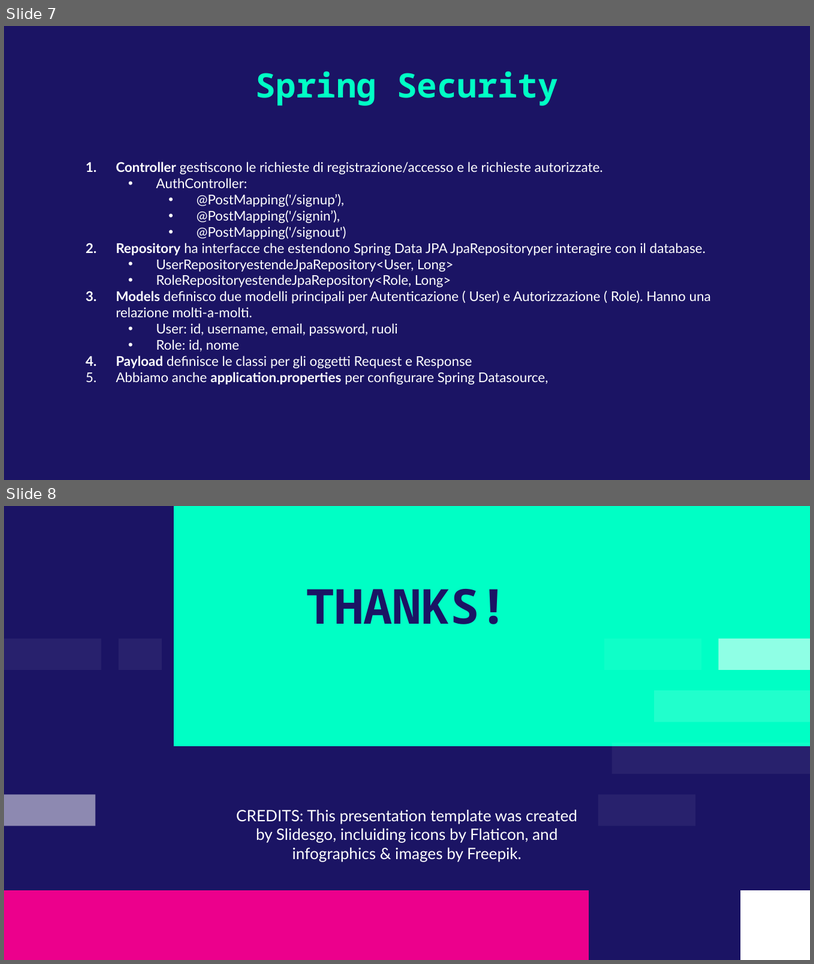
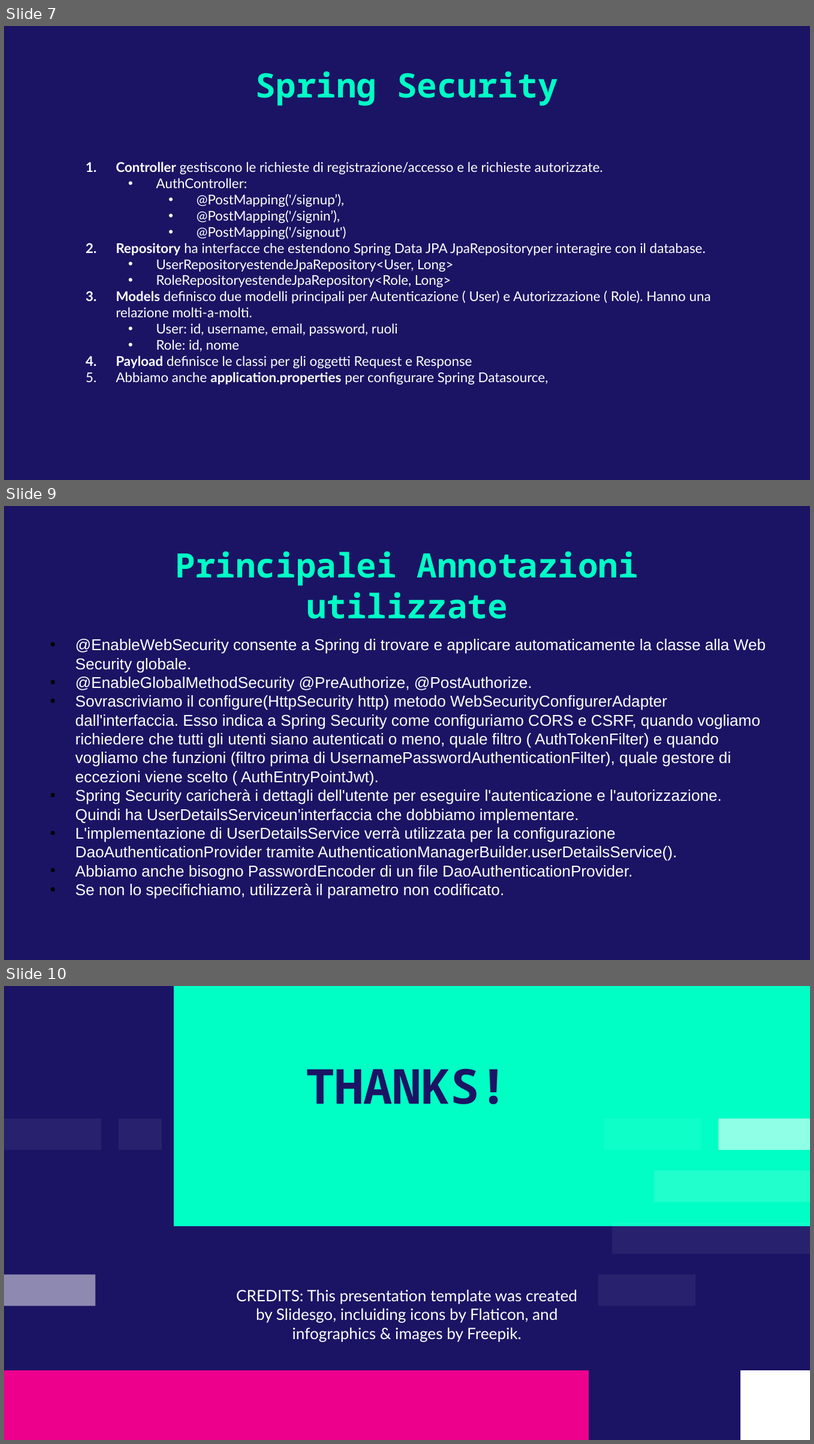
Before and after one commit to AlessandroS94/corso_21122022, a slide deck: Day 5/SpringSecurity.pptx. Shown one above the other, each under a label of ours: slides 7 and 8 before the commit, slides 7, 9 and 10 after it; the slides between them are not shown. The pictures are 814x964 and 814x1444 pixels, drawn with LibreOffice and Linux fonts; fonts in the diff are those of the drawing. Boxes give left, top, right and bottom in pixels: in the first picture for what was removed or moved away, otherwise in the second. Text is boxed around its words. In the diff, an @@ line names an element or a change of style, - is before the commit and + after.

```diff
--- a/Day 5/SpringSecurity.pptx
+++ b/Day 5/SpringSecurity.pptx
@@ slide 9 added at (4,506,810,960), background #1B1464 @@
@@ title added at (176,551,639,619), 30 pt, text #00FFC5, bold @@
+Principalei Annotazioni utilizzate
@@ text added at (75,639,766,898), 14 pt, text #FFFFFF @@
+• @EnableWebSecurity consente a Spring di trovare e applicare automaticamente la classe alla Web Security globale.
+• @EnableGlobalMethodSecurity @PreAuthorize, @PostAuthorize.
+• Sovrascriviamo il configure(HttpSecurity http) metodo WebSecurityConfigurerAdapter dall'interfaccia. Esso indica a Spring Security come configuriamo CORS e CSRF, quando vogliamo richiedere che tutti gli utenti siano autenticati o meno, quale filtro ( AuthTokenFilter) e quando vogliamo che funzioni (filtro prima di UsernamePasswordAuthenticationFilter), quale gestore di eccezioni viene scelto ( AuthEntryPointJwt).
+• Spring Security caricherà i dettagli dell'utente per eseguire l'autenticazione e l'autorizzazione. Quindi ha UserDetailsServiceun'interfaccia che dobbiamo implementare.
+• L'implementazione di UserDetailsService verrà utilizzata per la configurazione DaoAuthenticationProvider tramite AuthenticationManagerBuilder.userDetailsService().
+• Abbiamo anche bisogno PasswordEncoder di un file DaoAuthenticationProvider.
+• Se non lo specifichiamo, utilizzerà il parametro non codificato.
@@ what was slide 8 is now slide 10 @@
```
Also in this commit, not shown: 1 other slide added, 2 other files.
